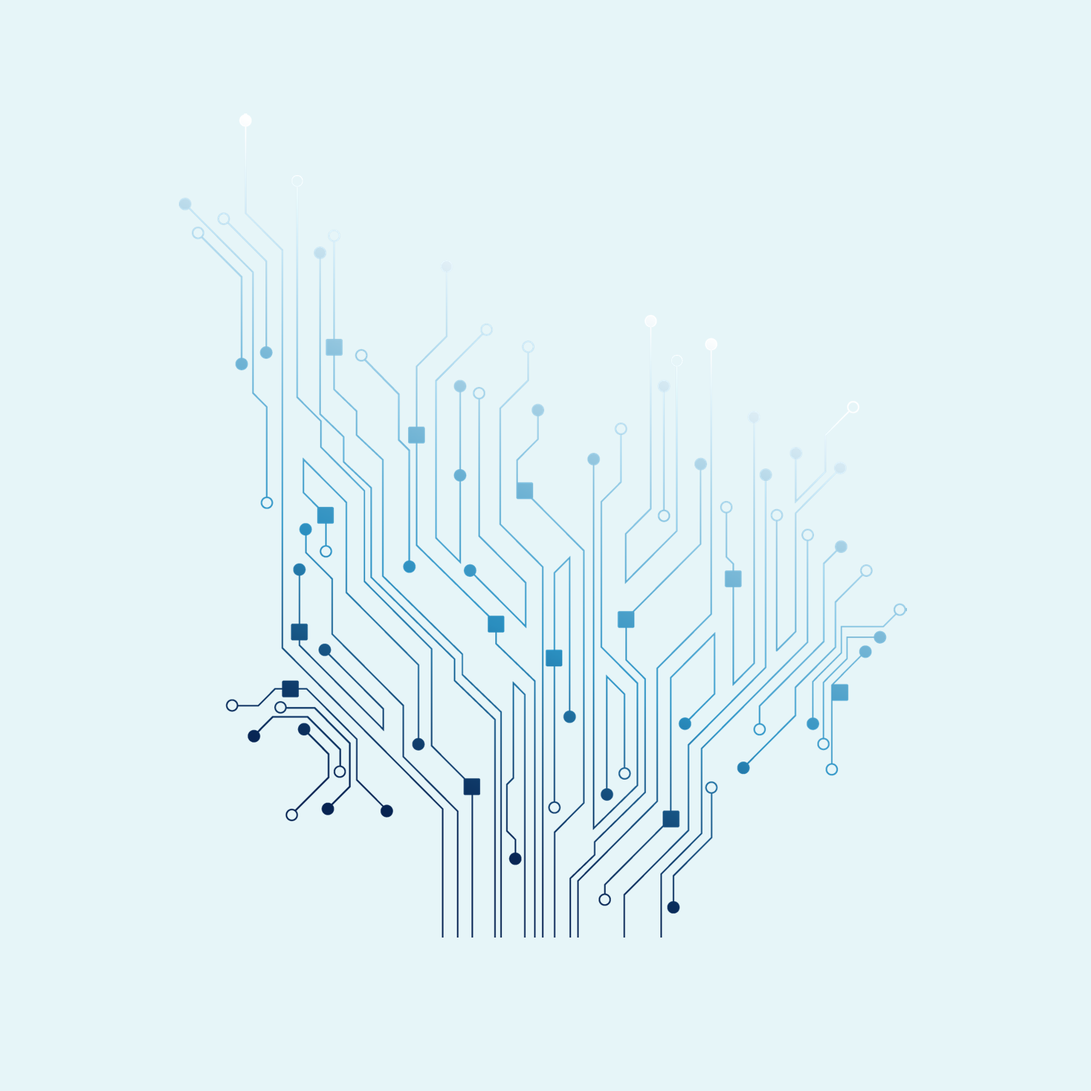
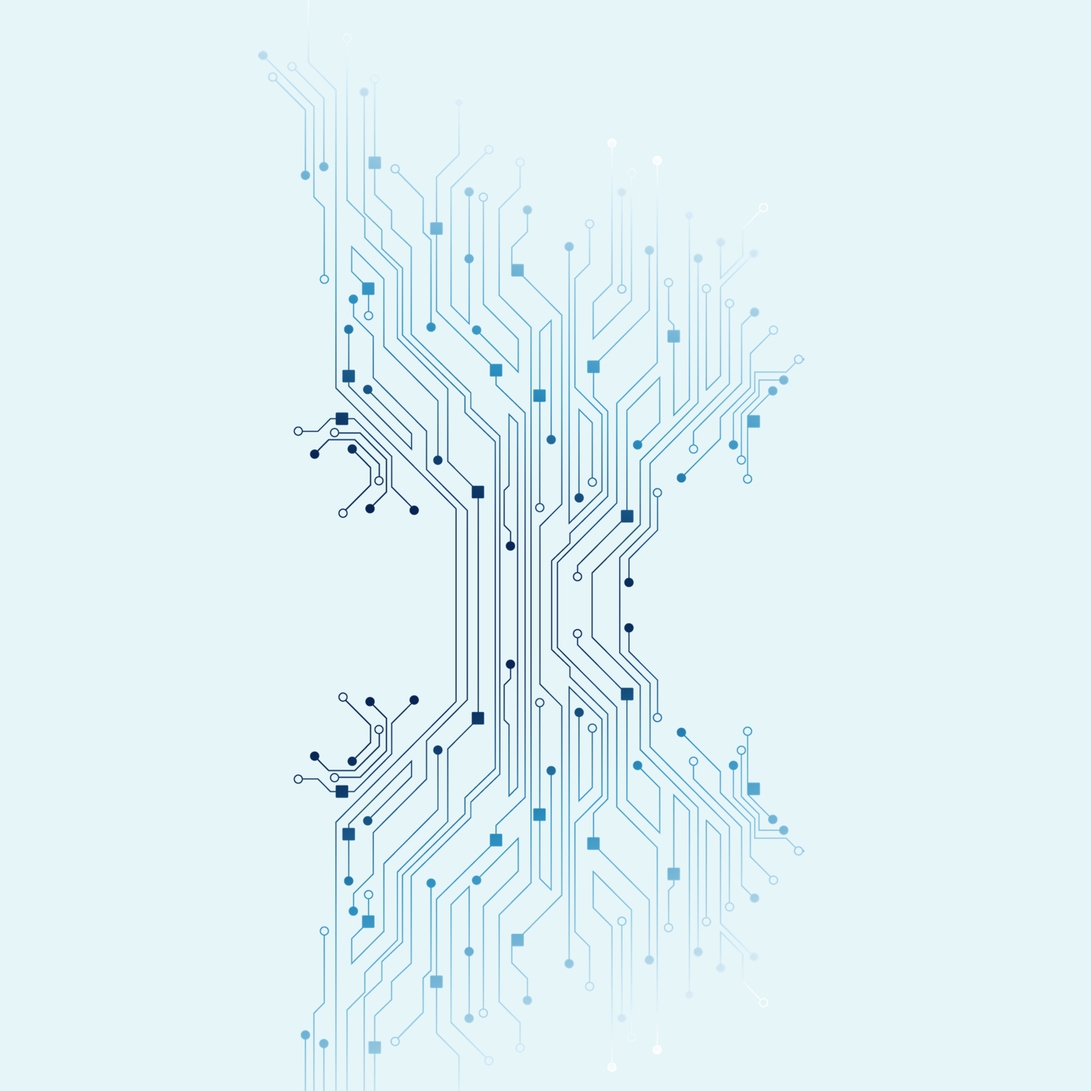
Revision of a layered 1091 x 1091 image; what changed, layer by layer:
added layer "Kopie von kisspng-electrical-network-portable-network-graphics-elect-ppt-png-5b…" above "kisspng-electrical-network-portable-network-graphics-elect-ppt-png-5b6d5ea7b98f…" over [179, 0, 908, 1091]
painted on "kisspng-electrical-network-portable-network-graphics-elect-ppt-png-5b6d5ea7b98f…" over [179, 0, 908, 1091]
